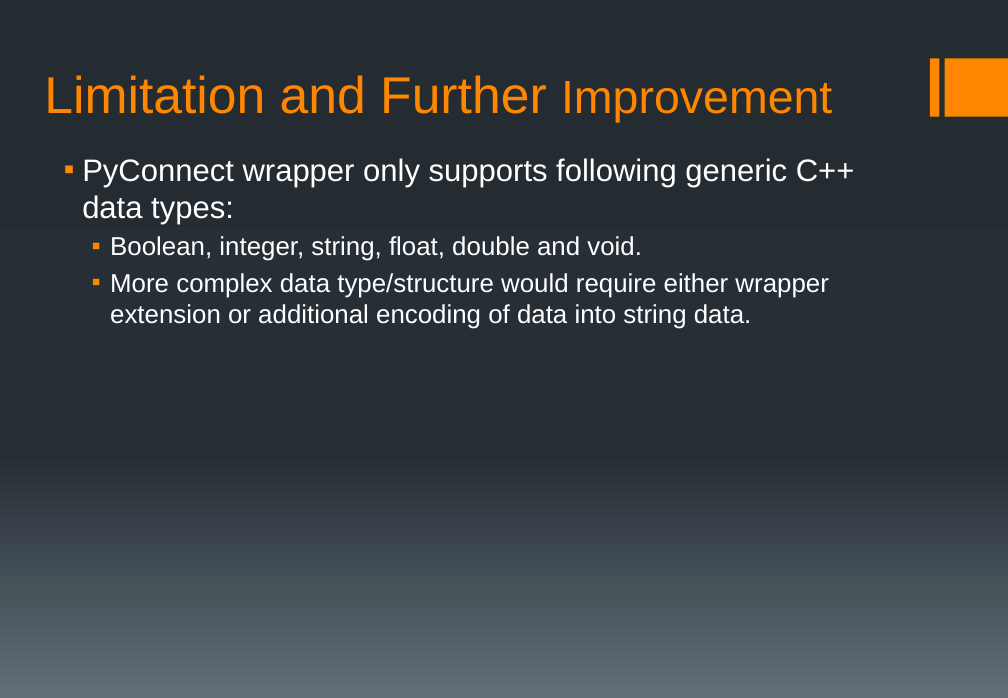
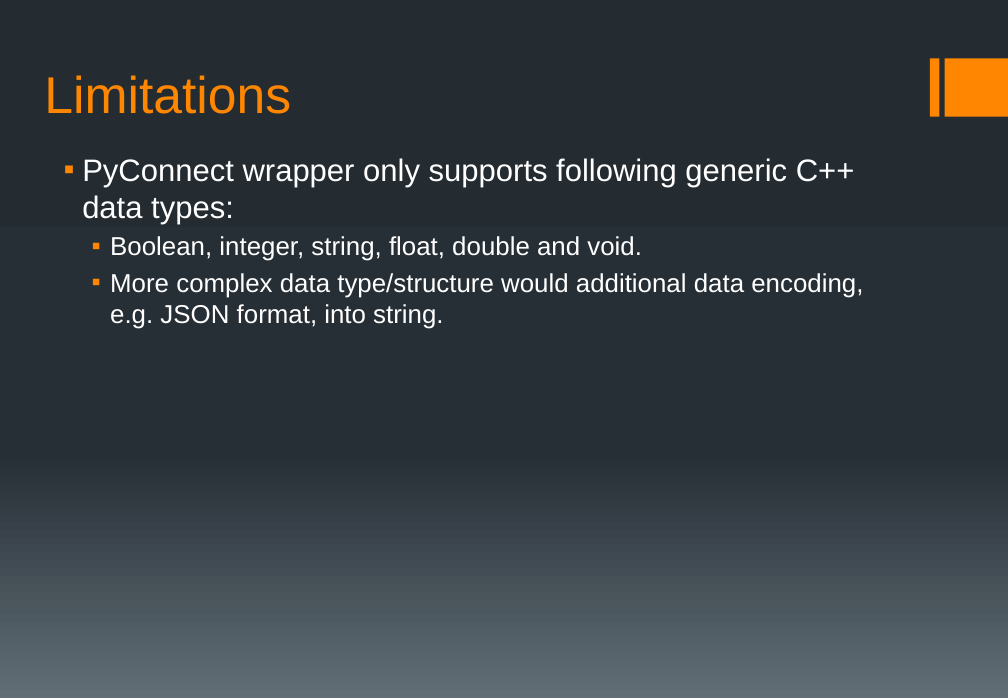
Before and after one commit to uts-magic-lab/pyconnect, a slide deck: slide 20 of doc/pyconnect_intro.pptx. Drawn at 1008x698 pixels with LibreOffice and Linux fonts; fonts in the diff are those of the drawing. Boxes give left, top, right and bottom in pixels: in the first picture for what was removed or moved away, otherwise in the second. Text is boxed around its words. In the diff, an @@ line names an element or a change of style, - is before the commit and + after.

```diff
--- a/doc/pyconnect_intro.pptx
+++ b/doc/pyconnect_intro.pptx
@@ title at <box>44,75,291,114</box>: text changed @@
-Limitation and Further Improvement
+Limitations
@@ text at <box>110,273,863,329</box>: text changed @@
-  ▪ More complex data type/structure would require either wrapper extension or additional encoding of data into string data.
+  ▪ More complex data type/structure would additional data encoding, e.g. JSON format, into string.
```
Also in this commit, not shown: 6 other slides changed, 1 other file.
